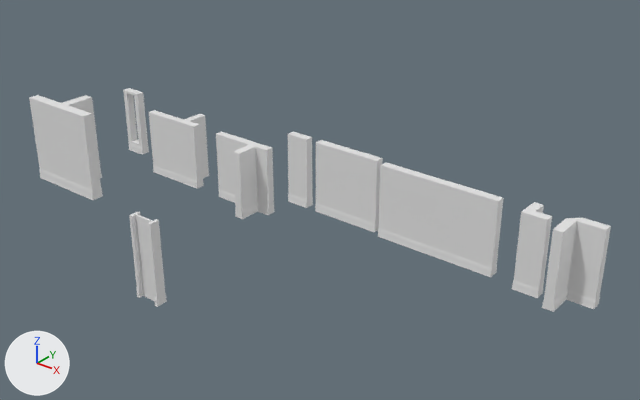
One commit to the Blender file scalingscene_2.blend: the scene before it, then after it.
Both versions are drawn from a camera (50 mm lens) standing at (20.2, -25.7, 15.9) and looking at (1.8, -2.8, 1.7). The lights are fixed; the arrows at lower left show +X, +Y and +Z.

Objects in the first picture: 'old_wall_indoor_doorway', 'oldwall_indoor_doorway_door', 'oldwall_indoor_t', 'wall_indoor_corner', 'wall_indoor_corner_s', 'wall_indoor_l', 'wall_indoor_m', 'wall_indoor_s', 'wall_indoor_t', 'wall_indoor_t_alt', 'wall_indoor_window'.
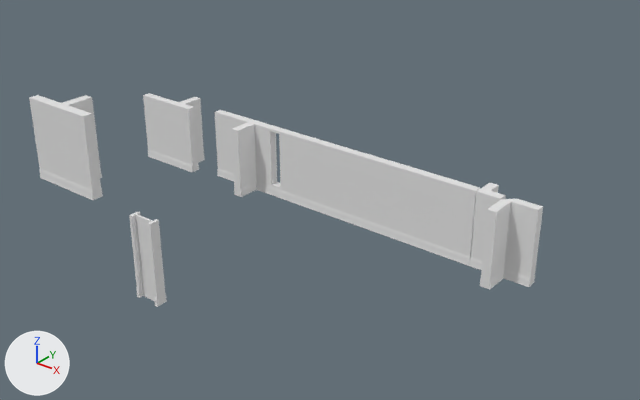
The change in detail:
me_cube_112 has 60 vertices, 58 faces and spans x -2.19..0.81, y -0.58..3.17, z -1.52..1.52.
me_cube_112 is used by ob_wall_indoor_t_alt; location (-8.33, 0.0, 0.0); scale (1.0, 0.373, 1.0).
me_cube_112 part 1: the whole mesh is moved by (0.28, -0.63, 0.9).
me_cube_110 has 60 vertices, 58 faces and spans x -2.19..0.81, y -3.17..0.58, z -1.52..1.52.
me_cube_110 is used by ob_wall_indoor_t; location (-3.94, 0.0, 0.0); scale (1.0, 0.373, 1.0).
me_cube_110 part 2: the whole mesh is moved by (0.28, 0.63, 0.9).
Object 'wall_indoor_m' (ob_wall_indoor_m) moves from (1.0, 0.0, 0.13) to (0.12, 0.24, 0.0).
Object 'wall_indoor_t_alt' (ob_wall_indoor_t_alt) moves from (-8.33, 0.0, 0.0) to (-8.6, 0.0, 0.0).
Object 'wall_indoor_t' (ob_wall_indoor_t) moves from (-3.94, 0.0, 0.0) to (-4.46, 0.0, 0.0).
Object 'wall_indoor_corner_s' (ob_wall_indoor_corner_s) moves from (9.09, 0.0, 0.0) to (7.04, 0.44, 0.0).
Object 'wall_indoor_s' (ob_wall_indoor_s) moves from (-1.47, 0.0, 0.0) to (-1.88, 0.24, 0.0).
Object 'wall_indoor_window' (ob_wall_indoor_window) moves from (-11.7, 0.0, 0.0) to (-2.88, 0.24, 0.0).
Object 'wall_indoor_corner' (ob_wall_indoor_corner) moves from (10.58, 0.0, 0.0) to (8.2, -0.12, -0.01).
Object 'wall_indoor_l' (ob_wall_indoor_l) moves from (5.16, 0.0, 0.0) to (4.12, 0.24, 0.0).

What differs and where, as boxes [x1, y1, x2, y2] in the pictures (640 x 400 px):
'wall_indoor_l', moved
    before: [378, 162, 503, 277]
    after: [360, 154, 481, 266]
'wall_indoor_corner', moved
    before: [542, 218, 611, 312]
    after: [479, 199, 543, 289]
'wall_indoor_m', moved
    before: [315, 140, 383, 232]
    after: [302, 136, 367, 227]
'wall_indoor_t', moved
    before: [216, 131, 275, 219]
    after: [215, 110, 270, 197]
'wall_indoor_t_alt', moved
    before: [149, 110, 209, 188]
    after: [143, 93, 205, 172]
'wall_indoor_corner_s', moved
    before: [511, 202, 552, 298]
    after: [469, 183, 506, 270]
'wall_indoor_window', moved
    before: [123, 88, 149, 155]
    after: [266, 125, 289, 199]
'wall_indoor_s', moved
    before: [288, 131, 313, 208]
    after: [284, 130, 307, 206]
